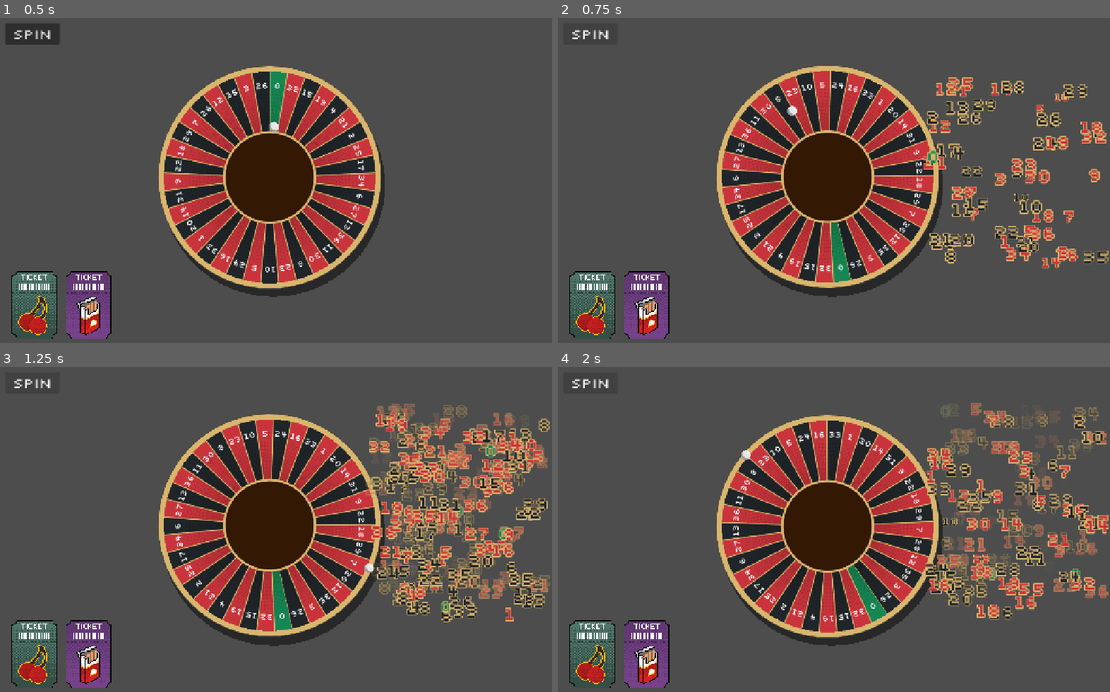
Above: before the commit, frames 1-4 (two rows, left to right).
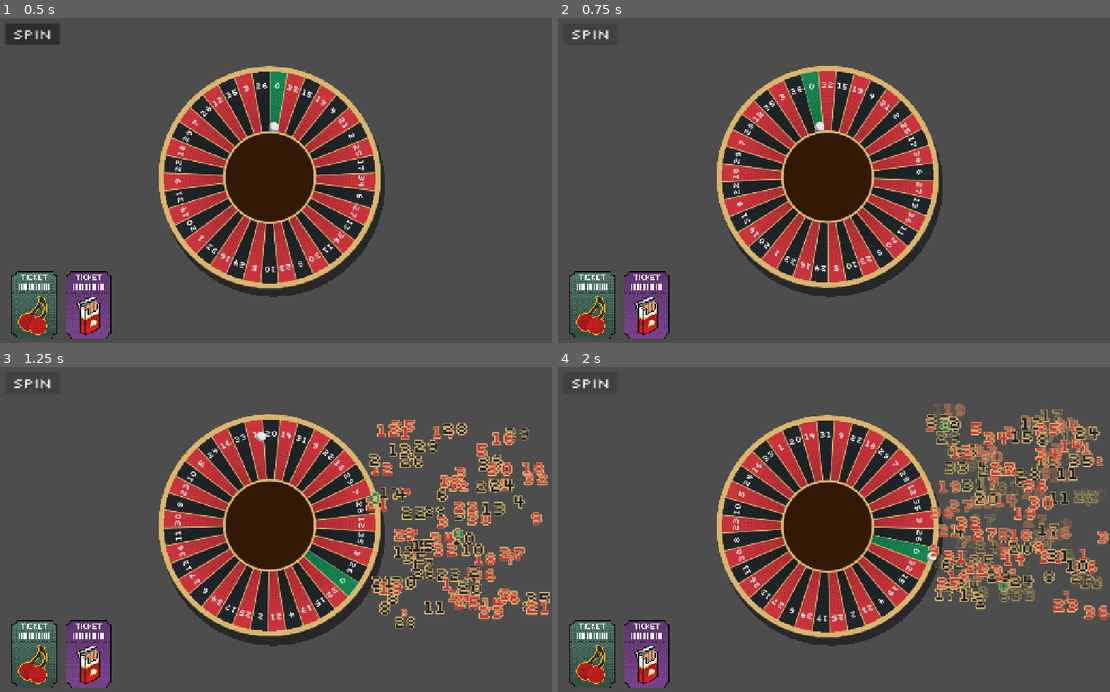
Above: after the commit, the same moments.

Repository: ross-ca/roulette-wheel
Game: Godot game, scene res://scenes/main/main.tscn
The game is run twice, just before and just after one commit, with the same random seed, the same clock (stepped at 60 frames per second) and the same inputs.
Inputs:
- Up to frame 1 (0.5 s): no input
- Up to frame 2 (0.75 s): click "Spin" at 0.5 s
- Up to frame 3 (1.25 s): no input
- Up to frame 4 (2 s): click "Spin" at 1.25 s

Frame 1 is identical in both runs. In frame 2, 15% of the frame differs, in the area x 28-100%, y 14-86%; in frame 3, 25%, in the area x 29-100%, y 11-86%; in frame 4, 25%.

Commit message:
feat: add windup/overshoot

Diff:
--- a/scenes/wheel/roulette_wheel.tscn
+++ b/scenes/wheel/roulette_wheel.tscn
@@ -11,6 +11,7 @@
 wheel_turns_max = 1
 ball_extra_turns_min = 8
 ball_extra_turns_max = 8
+windup_angle = 0.39269908169872414
 
 [node name="Ball" type="Sprite2D" parent="." unique_id=1284254620]
 z_index = 1
--- a/scenes/wheel/wheel_behaviour.gd
+++ b/scenes/wheel/wheel_behaviour.gd
@@ -20,6 +20,17 @@
 ## When the ball leaves the rim and falls into the pockets, in seconds from the start.
 @export var ball_drop_time: float = 3.2
 @export var ball_drop_duration: float = 1.6
+## How far the wheel winds back against the spin before it is released, and how long that takes.
+@export_range(0.0, 90.0, 0.5, "radians_as_degrees") var windup_angle: float = deg_to_rad(12.0)
+@export var windup_duration: float = 0.4
+## How sharply the wheel decelerates: 2 = quad, 3 = cubic, 5 = quint. Higher values start faster and
+## spend longer creeping the last few degrees, which reads as the wheel having stopped before it
+## eases back from its overshoot.
+@export_range(2.0, 6.0, 0.1) var wheel_ease_power: float = 2.0
+## How far past its final angle the wheel runs before easing back onto it, and how long the return takes.
+## The wheel finishes moving when the ball stops bouncing.
+@export_range(0.0, 30.0, 0.5, "radians_as_degrees") var overshoot_angle: float = deg_to_rad(4.0)
+@export var overshoot_settle_duration: float = 0.3
 ## Debug: keep the wheel still during a spin so only the ball moves.
 @export var debug_freeze_wheel: bool = false
 
@@ -69,23 +80,33 @@
 	var turns_to_pocket: float = fposmod(_ball_angle - pocket_angle, TAU) + ball_turns * TAU
 	var target_ball_angle: float = _ball_angle - turns_to_pocket
 
-	var tween: Tween = create_tween().set_parallel()
+	# Wheel: pull back against the spin, then whip forward to the target in one continuous
+	# curve that includes the overshoot (see _set_wheel_spin).
+	# The ball is launched after the pull back, so it rides back with the wheel first.
+	var wheel_tween: Tween = null
 	if not debug_freeze_wheel:
-		tween.tween_property(_wheel, "rotation", target_rotation, spin_duration) \
-			.set_trans(Tween.TRANS_QUINT).set_ease(Tween.EASE_OUT)
-	tween.tween_property(self, "_ball_angle", target_ball_angle, spin_duration) \
-		.set_trans(Tween.TRANS_QUINT).set_ease(Tween.EASE_OUT)
+		var spin_from: float = _wheel.rotation - windup_angle
+		wheel_tween = create_tween()
+		wheel_tween.tween_property(_wheel, "rotation", spin_from, windup_duration) \
+			.set_trans(Tween.TRANS_SINE).set_ease(Tween.EASE_OUT)
+		wheel_tween.tween_method(_set_wheel_spin.bind(spin_from, target_rotation), 0.0, _wheel_spin_time(), _wheel_spin_time())
+
+	var ball_tween: Tween = create_tween()
+	ball_tween.tween_property(self, "_ball_angle", target_ball_angle, spin_duration) \
+		.set_delay(windup_duration).set_trans(Tween.TRANS_QUINT).set_ease(Tween.EASE_OUT)
 
 	# Launch onto the rim, wait for the ball to slow, then drop and bounce off the hub.
 	var radius_tween: Tween = create_tween()
+	radius_tween.tween_interval(windup_duration)
 	radius_tween.tween_property(self, "_ball_radius", ball_track_radius, 0.4)
 	radius_tween.tween_interval(maxf(ball_drop_time - 0.4, 0.0))
 	radius_tween.tween_property(self, "_ball_radius", ball_rest_radius, ball_drop_duration) \
 		.set_trans(Tween.TRANS_BOUNCE).set_ease(Tween.EASE_OUT)
 
-	await tween.finished
-	if radius_tween.is_running():
-		await radius_tween.finished
+	await ball_tween.finished
+	for other in [wheel_tween, radius_tween]:
+		if other and other.is_running():
+			await other.finished
 	# The tween's final angle may be applied after this frame's _process, so make
 	# sure the landing pocket has been reported before finishing.
 	_emit_passed_pockets()
@@ -131,5 +152,27 @@
 		pocket_passed.emit(index, _wheel.segments[index])
 
 
+# The wheel's spin as one continuous curve. It decelerates (quint ease-out) to a point just past
+# `to_angle`, comes to rest there, then eases back onto `to_angle`, finishing when the ball stops
+# bouncing. The ease-out ends with zero velocity, which is exactly where the return starts, so
+# the two halves join with no seam. `time` is seconds since the wheel was released.
+func _set_wheel_spin(time: float, from_angle: float, to_angle: float) -> void:
+	var settle: float = minf(overshoot_settle_duration, _wheel_spin_time())
+	var peak_time: float = _wheel_spin_time() - settle
+
+	if time < peak_time:
+		var p: float = time / peak_time
+		_wheel.rotation = lerpf(from_angle, to_angle + overshoot_angle, 1.0 - pow(1.0 - p, wheel_ease_power))
+	else:
+		var q: float = clampf((time - peak_time) / maxf(settle, 0.001), 0.0, 1.0)
+		var back: float = 0.5 - 0.5 * cos(PI * q) # sine in-out
+		_wheel.rotation = to_angle + overshoot_angle * (1.0 - back)
+
+
+# The wheel finishes moving when the ball stops bouncing.
+func _wheel_spin_time() -> float:
+	return ball_drop_time + ball_drop_duration
+
+
 func _update_ball() -> void:
 	_ball.position = Vector2.from_angle(_wheel.rotation + _ball_angle) * _ball_radius
